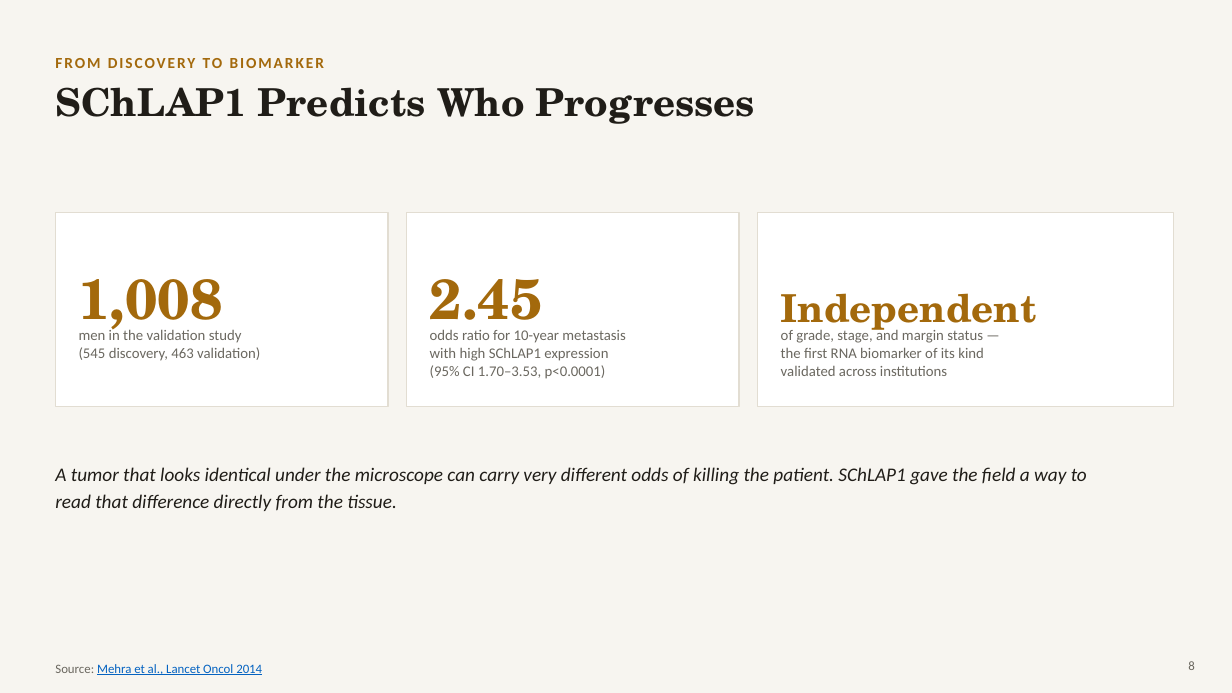
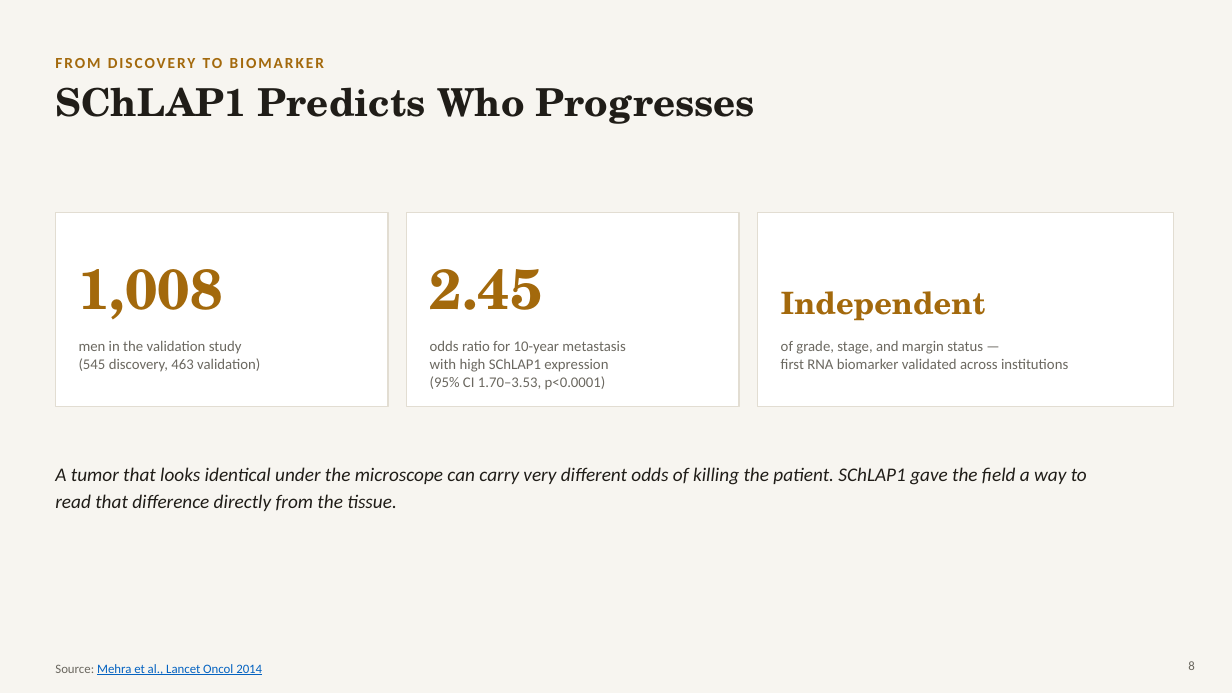
Before and after one commit to kpienta-cloud/FENG, a slide deck: slide 8 of slides/Transformative_Science_Feng_Keynote.pptx. Drawn at 1232x693 pixels with LibreOffice and Linux fonts; fonts in the diff are those of the drawing. Boxes give left, top, right and bottom in pixels: in the first picture for what was removed or moved away, otherwise in the second. Text is boxed around its words. In the diff, an @@ line names an element or a change of style, - is before the commit and + after.

Commit message:
Polish keynote deck: fix spacing, contrast, and knowledge-graph image after visual QA

```diff
--- a/slides/Transformative_Science_Feng_Keynote.pptx
+++ b/slides/Transformative_Science_Feng_Keynote.pptx
@@ text "1,008" rewrapped from bbox=[79, 279, 223, 338] to bbox=[79, 269, 223, 320] @@
@@ text "2.45" rewrapped from bbox=[430, 279, 543, 338] to bbox=[430, 269, 543, 310] @@
@@ text "Independent" at bbox=[781, 291, 986, 321]: size 30 to 24 pt @@
@@ text "men in the validation study": place and size @@
-text "men in the validation study" at bbox=[79, 327, 260, 361]
+text "men in the validation study" at bbox=[79, 340, 260, 372]
@@ text "odds ratio for 10-year metastasis": place and size @@
-text "odds ratio for 10-year metastasis" at bbox=[430, 329, 625, 379]
+text "odds ratio for 10-year metastasis" at bbox=[430, 340, 625, 390]
@@ text at bbox=[781, 358, 1068, 369]: text changed @@
-the first RNA biomarker of its kind
-validated across institutions
+first RNA biomarker validated across institutions
@@ text "of grade, stage, and margin ...": place and size @@
-text "of grade, stage, and margin ..." at bbox=[781, 327, 984, 376]
+text "of grade, stage, and margin ..." at bbox=[781, 341, 1068, 369]
```
Also in this commit, not shown: 5 other slides changed.
